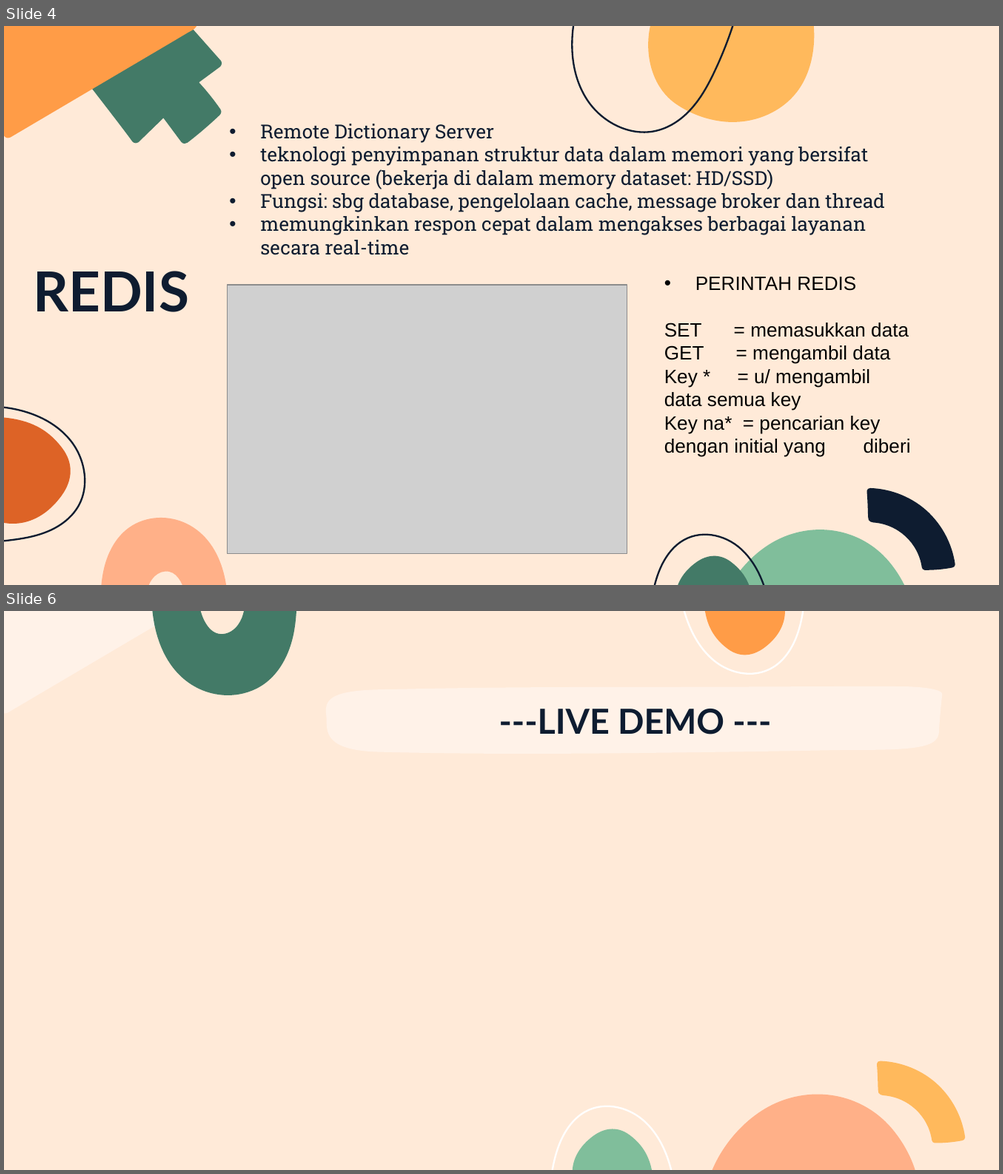
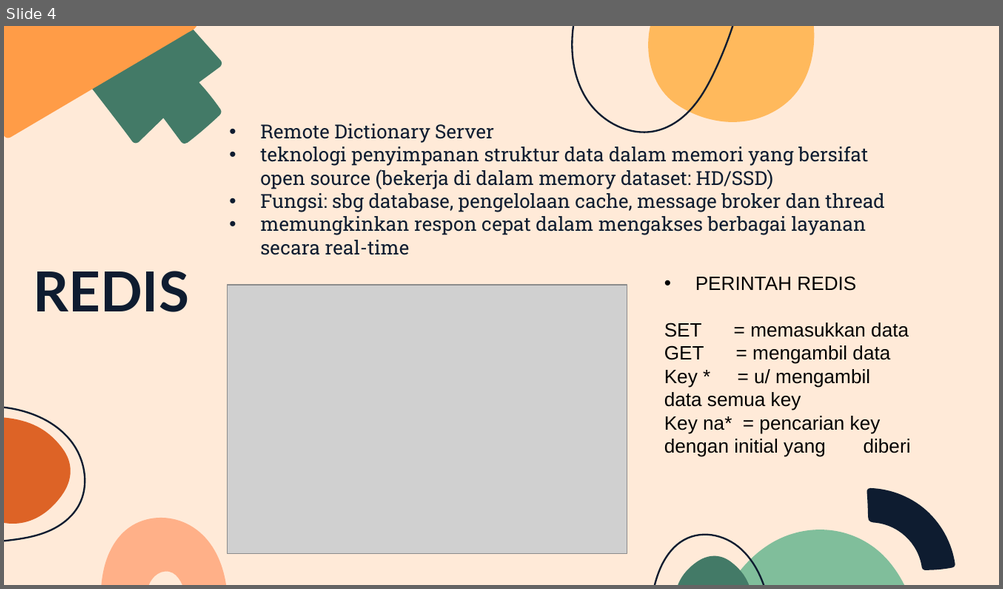
Before and after one commit to Trisumanzaya93/bioscoopkaartjes_Backend, a slide deck: INTERMEDIATE BACKEND.pptx. Shown one above the other, each under a label of ours: slides 4 and 6 before the commit, slide 4 after it; the slides between them are not shown. The pictures are 1003x1174 and 1003x589 pixels, drawn with LibreOffice and Linux fonts; fonts in the diff are those of the drawing; grey boxes stand for pictures; background and template pictures are left out. Boxes give left, top, right and bottom in pixels: in the first picture for what was removed or moved away, otherwise in the second. Text is boxed around its words. In the diff, an @@ line names an element or a change of style, - is before the commit and + after.

```diff
--- a/INTERMEDIATE BACKEND.pptx
+++ b/INTERMEDIATE BACKEND.pptx
@@ slide 6 removed at (x1=4, y1=611, x2=999, y2=1170), background picture (left out) @@
@@ freeform shape removed at (x1=4, y1=611, x2=205, y2=713) @@
@@ freeform shape removed at (x1=151, y1=611, x2=296, y2=700) @@
@@ freeform shape removed at (x1=677, y1=611, x2=808, y2=678) @@
@@ freeform shape removed at (x1=703, y1=611, x2=785, y2=658) @@
@@ freeform shape removed at (x1=322, y1=686, x2=942, y2=755) @@
@@ title removed at (x1=499, y1=709, x2=724, y2=735) @@
----LIVE DEMO ---
@@ freeform shape removed at (x1=866, y1=1059, x2=973, y2=1147) @@
@@ freeform shape removed at (x1=543, y1=1099, x2=683, y2=1170) @@
@@ freeform shape removed at (x1=704, y1=1085, x2=920, y2=1170) @@
@@ freeform shape removed at (x1=572, y1=1128, x2=654, y2=1170) @@
```
Also in this commit, not shown: 2 slides changed, 1 slide added, 20 other files.
